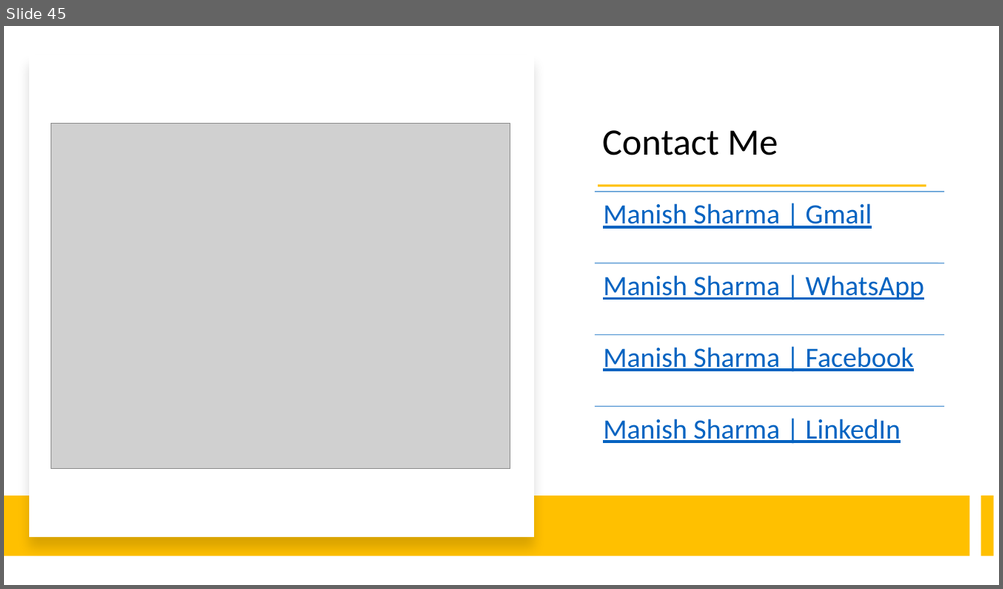
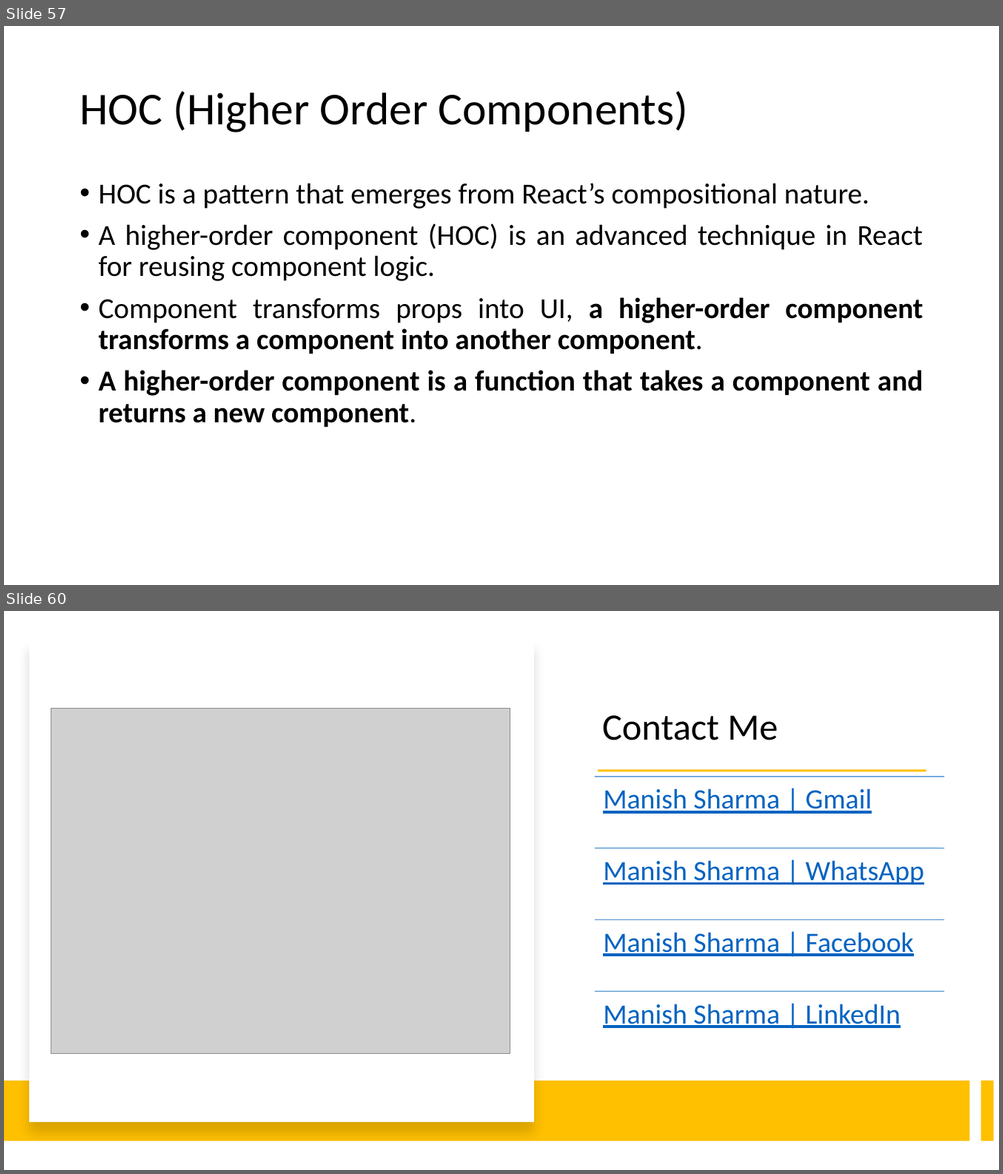
Before and after one commit to explore-with-manish/im-jan24, a slide deck: React/Notes/React.pptx. Shown one above the other, each under a label of ours: slide 45 before the commit, slides 57 and 60 after it; the slides between them are not shown. The pictures are 1003x589 and 1003x1174 pixels, drawn with LibreOffice and Linux fonts; fonts in the diff are those of the drawing; grey boxes stand for pictures. Boxes give left, top, right and bottom in pixels: in the first picture for what was removed or moved away, otherwise in the second. Text is boxed around its words. In the diff, an @@ line names an element or a change of style, - is before the commit and + after.

```diff
--- a/React/Notes/React.pptx
+++ b/React/Notes/React.pptx
@@ slide 57 added at (4,26,999,585), background #FFFFFF @@
@@ title added at (79,91,688,133), 44 pt, text #000000 @@
+HOC (Higher Order Components)
@@ text added at (99,183,922,427), 28 pt, text #000000 @@
+• HOC is a pattern that emerges from React’s compositional nature.
+• A higher-order component (HOC) is an advanced technique in React for reusing component logic.
+• Component transforms props into UI, a higher-order component transforms a component into another component.
+• A higher-order component is a function that takes a component and returns a new component.
@@ what was slide 45 is now slide 60 @@
```
Also in this commit, not shown: 14 other slides added, 53 other files.
